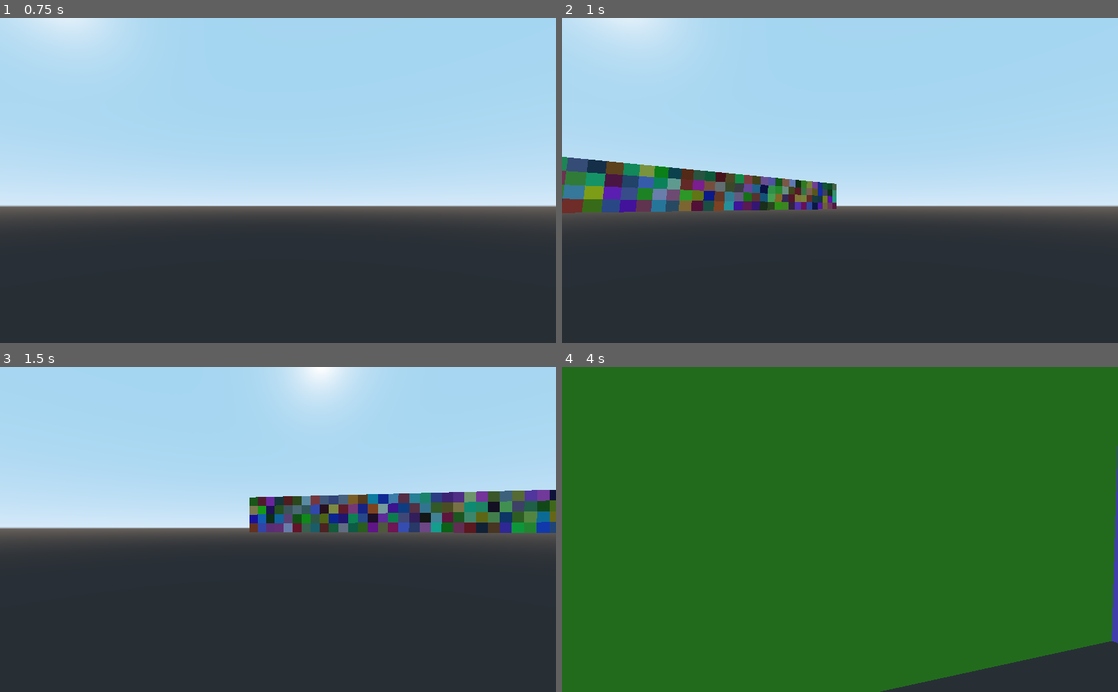
Above: before the commit, frames 1-4 (two rows, left to right).
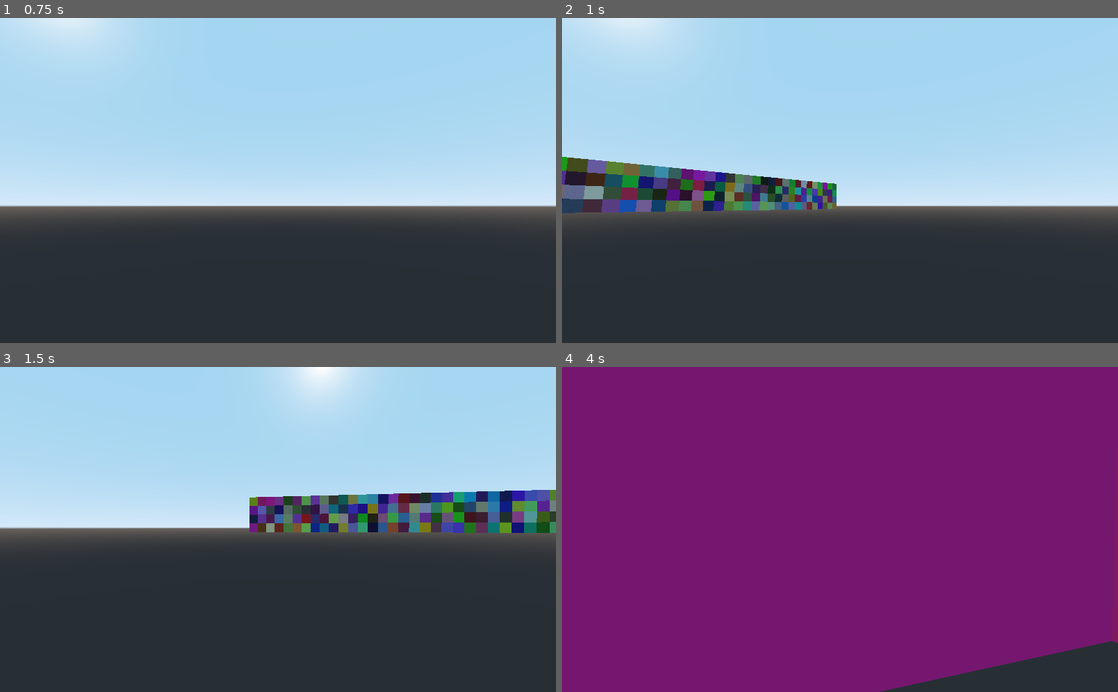
Above: after the commit, the same moments.

Repository: pragma-strict/Voxel-Playground-Godot
Game: Godot game, scene res://World.tscn
Same seed, same stepped clock (60 frames per second), same inputs: the game is played once before the commit and once after it.
Inputs (mouse positions are in pixels of both pictures, inside the frame that each line leads up to):
- Up to frame 1 (0.75 s): tap Enter at 0.5 s; move the mouse to (400, 164) at 0.52 s; hold D (move_right) from 0.53 s (still down); hold C from 0.53 s (still down); click (400, 164) at 0.67 s
- Up to frame 2 (1 s): keep holding D (move_right); keep holding C; tap Space at 0.77, 0.8 s
- Up to frame 3 (1.5 s): tap Space at 1.07, 1.35 s; move the mouse to (250, 529) at 1.27 s; release D (move_right) at 1.28 s; release C at 1.28 s; hold W (move_forward) from 1.28 s (still down)
- Up to frame 4 (4 s): keep holding W (move_forward); tap Space at 1.52, 1.82, 2.3, 3.02, 3.32 s; tap C at 1.55, 2.85 s; move the mouse to (851, 523) at 2.02 s; hold C 2.03-2.78 s; move the mouse to (834, 536) at 2.77 s; move the mouse to (878, 532) at 3.52 s; hold Space from 3.53 s (still down)

Frame 1 is identical in both runs. In frame 2, 6.2% of the frame differs, in the area x 0-50%, y 42-61%; in frame 3, 6.4%; in frame 4, 97%, in the area x 0-100%, y 0-100%.

Commit message:
Begin work on kernel-based processing

Diff:
--- a/Cell.gd
+++ b/Cell.gd
@@ -1,6 +1,7 @@
 extends MeshInstance
 
 var color
+var property = 0.0
 
 func _ready():
 	mesh = CubeMesh.new()
--- a/Generator.gd
+++ b/Generator.gd
@@ -1,4 +1,7 @@
-#TODO: see line 39
+#TODO:
+# - Give the cells a single property and make it diffuse with neighbors
+# - Store cells in chunks and unload meshes for chunks that the camera isn't in
+# - Make get_index_kernel() work
 
 extends Spatial
 
@@ -31,11 +34,20 @@
 	if(Input.is_key_pressed(KEY_C)):
 		randomize_cell_colors()
 
+# Create and initialize all cells
 func generate_cells():
 	for i in range(chunk_width * chunk_width * chunk_height):
-		var val = RNG.randi_range(0, 1)
-		cells.append(val)
+		cells.append(new_cell())
 
+# Produce data for a single cell
+func new_cell():
+	var cell = {
+		'type' : 0,
+		'value' : randf()
+	}
+	return cell
+
+# Add cells to the scene tree
 func generate_cell_nodes():
 	for i in range(len(cells)):
 		var node = cell_scene.instance()
@@ -43,19 +55,79 @@
 		node.translate(position)
 		node.scale = Vector3(cell_size * 0.5, cell_size * 0.5, cell_size * 0.5)
 		add_child(node)
-		if(cell_index_to_coordinate(i).x == 0):
-			node.set_color(Color.red)
-		if(cell_index_to_coordinate(i).y == 0):
-			node.set_color(Color.green)
-		if(cell_index_to_coordinate(i).z == 0):
-			node.set_color(Color.blue)
+		var cell_value = cells[i]['value']
+		var cell_color = Color(cell_value, cell_value, cell_value)
+		node.set_color(cell_color)
 		cell_nodes.append(node)
 
+# Randomize colors of existing cells
 func randomize_cell_colors():
 	for cell in cell_nodes:
 		cell.set_color(Color(RNG.randf(), RNG.randf(), RNG.randf()))
 
-#TODO Make this function actually work. Or, generally, figure out how the cubes are actually being displayed.
+# Return the indexes of cells surrounding a given index
+func get_index_kernel(origin:int):
+	var kernel = [[]]
+	var top_row = []
+	var middle_row = []
+	var bottom_row = []
+	var up = get_index_adjacent_to(origin, Vector3.UP)
+	var down = get_index_adjacent_to(origin, Vector3.DOWN)
+	var right = get_index_adjacent_to(origin, Vector3.RIGHT)
+	var left = get_index_adjacent_to(origin, Vector3.LEFT)
+	var forward = get_index_adjacent_to(origin, Vector3.FORWARD)
+	var back = get_index_adjacent_to(origin, Vector3.BACK)
+	top_row.append(get_index_adjacent_to(up, Vector3.LEFT))
+	top_row.append(up)
+	top_row.append(get_index_adjacent_to(up, Vector3.RIGHT))
+	middle_row.append(left)
+	middle_row.append(origin)
+	middle_row.append(right)
+	bottom_row.append(get_index_adjacent_to(down, Vector3.LEFT))
+	bottom_row.append(down)
+	bottom_row.append(0)
+	return kernel
+
+func get_index_adjacent_to(origin:int, direction:Vector3):
+	var coordinate = cell_index_to_coordinate(origin)
+
+	if(direction == Vector3.UP):
+		if(coordinate.y < chunk_height -1):
+			return origin + stride_z
+		else:
+			return cell_coordinate_to_index(Vector3(coordinate.x, 0, coordinate.z))
+
+	if(direction == Vector3.DOWN):
+		if(coordinate.y > 0):
+			return origin - stride_z
+		else:
+			return cell_coordinate_to_index(Vector3(coordinate.x, chunk_height -1, coordinate.z))
+
+	if(direction == Vector3.RIGHT):
+		if(coordinate.x < chunk_width -1):
+			return origin + stride_x
+		else:
+			return cell_coordinate_to_index(Vector3(0, coordinate.y, coordinate.z))
+
+	if(direction == Vector3.LEFT):
+		if(coordinate.x > 0):
+			return origin - stride_x
+		else:
+			return cell_coordinate_to_index(Vector3(chunk_width -1, coordinate.y, coordinate.z))
+
+	if(direction == Vector3.FORWARD):
+		if(coordinate.z > 0):
+			return origin - stride_z
+		else:
+			return cell_coordinate_to_index(Vector3(coordinate.x, coordinate.y, chunk_width -1))
+
+	if(direction == Vector3.BACK):
+		if(coordinate.z < chunk_width -1):
+			return origin + stride_z
+		else:
+			return cell_coordinate_to_index(Vector3(coordinate.x, coordinate.y, 0))
+
+# Return the Vector3 coordinate of the cell at a given index
 func cell_index_to_coordinate(index:int):
 	var coordinate = Vector3()
 	coordinate.x = floor(index / (chunk_width * chunk_height))
@@ -63,6 +135,7 @@
 	coordinate.z = index % chunk_width
 	return coordinate
 
+# Return the index of the cell at a given coordinate
 func cell_coordinate_to_index(coordinate:Vector3):
 	var index = coordinate.x * stride_x
 	index += coordinate.y * stride_y
--- a/project.godot
+++ b/project.godot
@@ -15,7 +15,7 @@
 
 [application]
 
-config/name="Blocks are my drug"
+config/name="Voxel Playground"
 run/main_scene="res://World.tscn"
 config/icon="res://icon.png"
 
